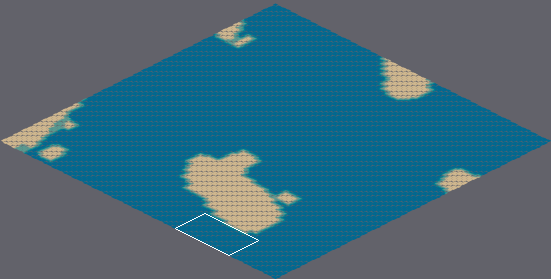
A Tiled map gets an edit: Project II Game/Game/maps/Mapa definitivo.tmx. Above: a wide view before the commit, with the close-up outlined.
Close-up. Earlier state:
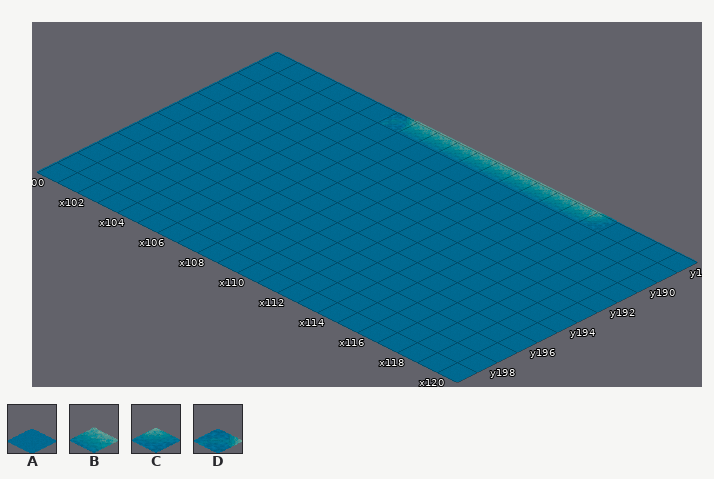
Cells are 64x32 px. Isometric: x runs down to the right, y down to the left. Shown: x 100..120, y 188..199. The commit also changed other parts of the map, which this record leaves out. Tiles whose own drawing changed are shown in their newer look in all pictures.
Key: from "Final_Terrain_tiles": A 13, B 37, C 38, D 48.
_ is an empty cell.
Layer "Capa de patrones 1" before, first column x 100:
188 AAAAAADBBBBBBBBBCAAAA
189 AAAAAAAAAAAAAAAAAAAAA
190 AAAAAAAAAAAAAAAAAAAAA
191 AAAAAAAAAAAAAAAAAAAAA
192 AAAAAAAAAAAAAAAAAAAAA
193 AAAAAAAAAAAAAAAAAAAAA
194 AAAAAAAAAAAAAAAAAAAAA
195 AAAAAAAAAAAAAAAAAAAAA
196 AAAAAAAAAAAAAAAAAAAAA
197 AAAAAAAAAAAAAAAAAAAAA
198 AAAAAAAAAAAAAAAAAAAAA
199 AAAAAAAAAAAAAAAAAAAAA
The result:
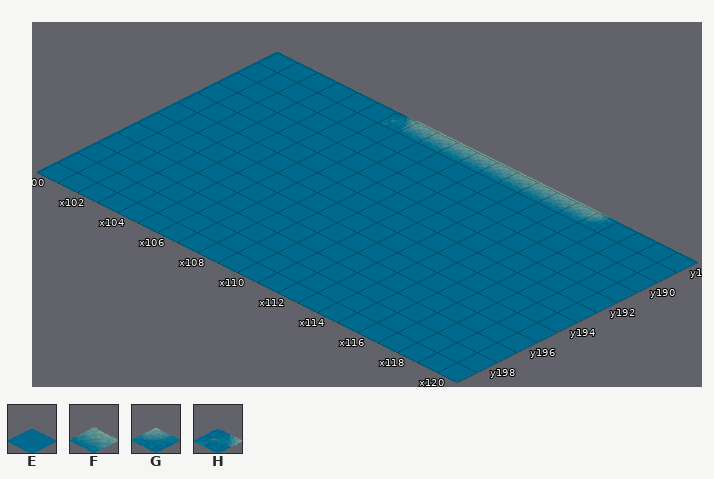
Further tiles: from "Final_Terrain_tiles": E 15, F 43, G 44, H 56.
Difference:
Layer "Capa de patrones 1":
y 188: x 106..117 DBBBBBBBBBCA -> HFFFFFFFFFGE
y 189: x 106..117 AAAAAAAAAAAA -> EEEEEEEEEEEE
y 190: x 108..116 AAAAAAAAA -> EEEEEEEEE
Where, in picture pixels (left, top, right, bottom), the same in both close-ups:
changed: (383, 116, 612, 222)
